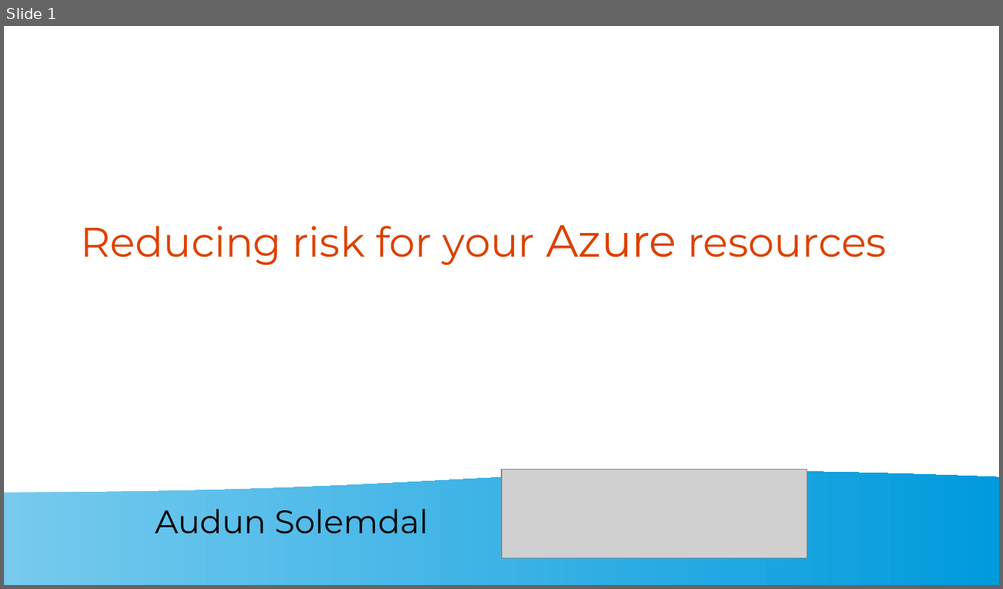
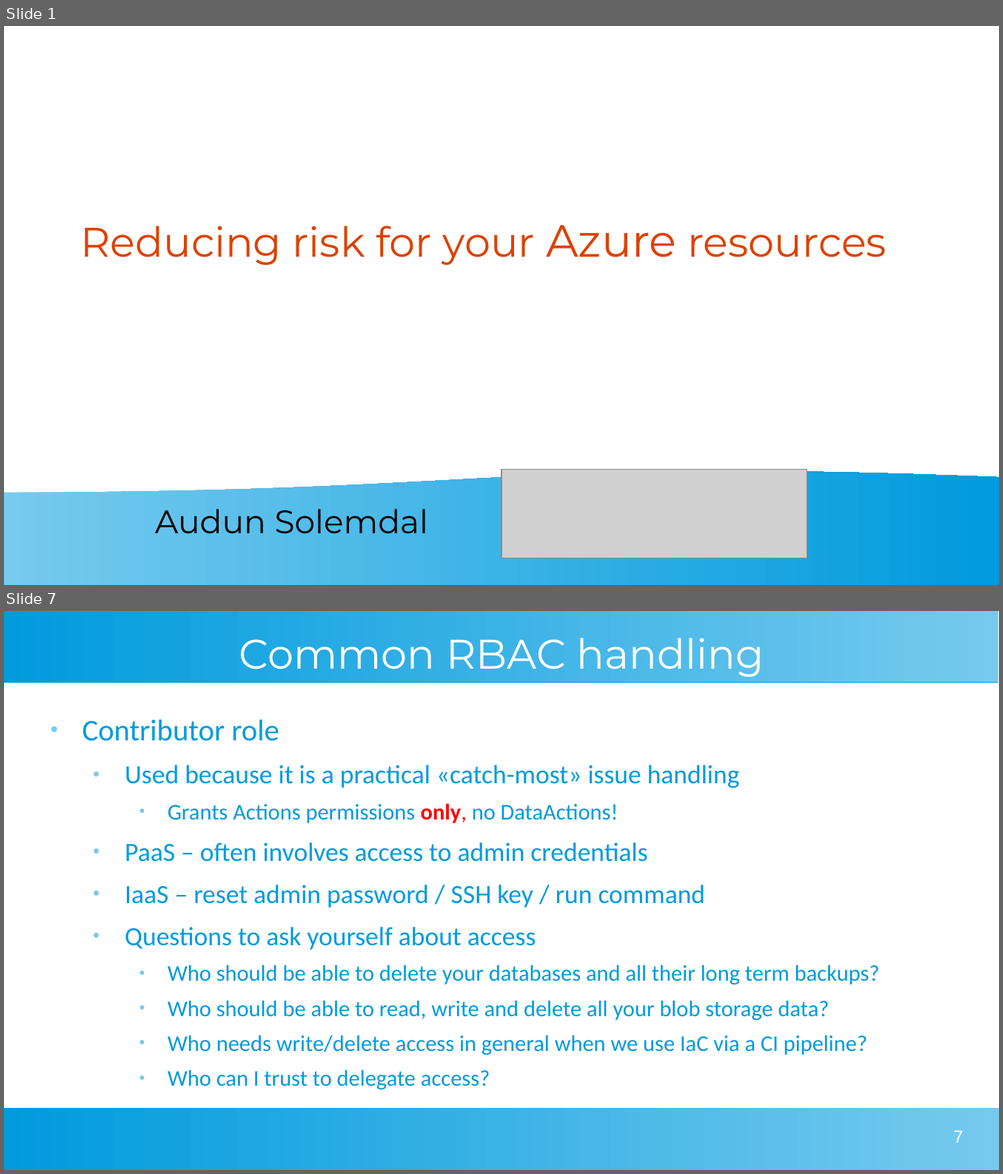
Before and after one commit to solomson/solom.tech, a slide deck: assets/presentations/reducing-azure-risk.odp. Shown one above the other, each under a label of ours: slide 1 before the commit, slides 1 and 7 after it; the slides between them are not shown. The pictures are 1003x589 and 1003x1174 pixels, drawn with LibreOffice and Linux fonts; fonts in the diff are those of the drawing; grey boxes stand for pictures. Boxes give left, top, right and bottom in pixels: in the first picture for what was removed or moved away, otherwise in the second. Text is boxed around its words. In the diff, an @@ line names an element or a change of style, - is before the commit and + after.

```diff
--- a/assets/presentations/reducing-azure-risk.odp
+++ b/assets/presentations/reducing-azure-risk.odp
@@ slide 7 added at (4,611,999,1170), background #FFFFFF @@
@@ rectangle added at (4,611,999,682), fill gradient #77CAEE to #75C9EE to #73C9ED to #71C8ED to #6FC7ED to #6EC6ED @@
@@ title added at (239,638,764,677), 33 pt, text #FFFFFF @@
+Common RBAC handling
@@ text added at (82,719,879,1056), 18 pt, text #009BDD @@
+● Contributor role
+  ● Used because it is a practical «catch-most» issue handling
+    ● Grants Actions permissions only, no DataActions!
+  ● PaaS – often involves access to admin credentials
+  ● IaaS – reset admin password / SSH key / run command
+  ● Questions to ask yourself about access
+    ● Who should be able to delete your databases and all their long term backups?
+    ● Who should be able to read, write and delete all your blob storage data?
+    ● Who needs write/delete access in general when we use IaC via a CI pipeline?
+    ● Who can I trust to delegate access?
@@ rectangle added at (4,1108,999,1170), fill gradient #77CAEE to #75C9EE to #73C9ED to #71C8ED to #6FC7ED to #6EC6ED @@
@@ page number added at (953,1130,963,1143), 14 pt, text #FFFFFF @@
+7
```
Also in this commit, not shown: 21 other slides added, 1 slide removed, 4 other files.
